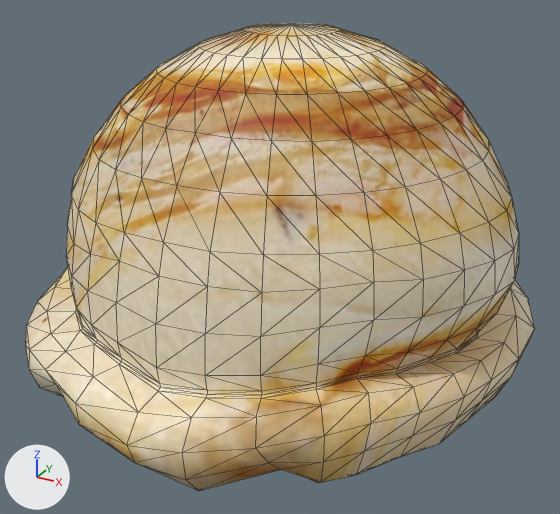
Renders of the glTF model public/gltf/scoops/scoop-caramel.gltf from each side of a commit.
Camera for both pictures: a 50 mm camera at (0.927, -1.745, 0.905) aimed at (0.008, -0.074, 0.07). Every picture has the same lights, and +X, +Y and +Z are marked at lower left. Mesh edges are drawn as thin lines. Where no turn or scale is listed for an object, it has been applied to the vertices.

The first picture shows 'Scoop'.
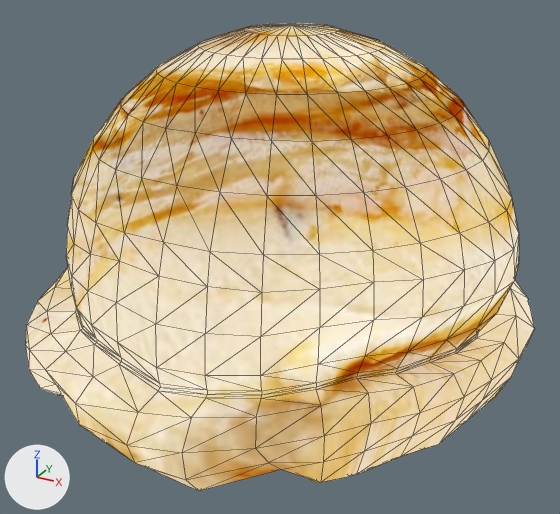
The change, as a list of edits to the scene's bpy script:
```text
Add mat_material:
    mat_material = bpy.data.materials.new('Material')
    # uses the picture img_caramel_ice_cream
Change me_scoop:
    where me_scoop.from_pydata(...)  # 641 vertices, 1248 faces; spans x -0.682..0.649, y -0.725..0.653, z -0.32..0.663
    remove me_scoop.materials.append(mat_material_002)  # picture img_caramel_ice_cream
    add me_scoop.materials.append(mat_material)
```

Location of each change, (x1, y1, x2, y2) in pixels of the pictures (560 x 514 px):
'Scoop', recoloured: (25, 23, 535, 491) in both
